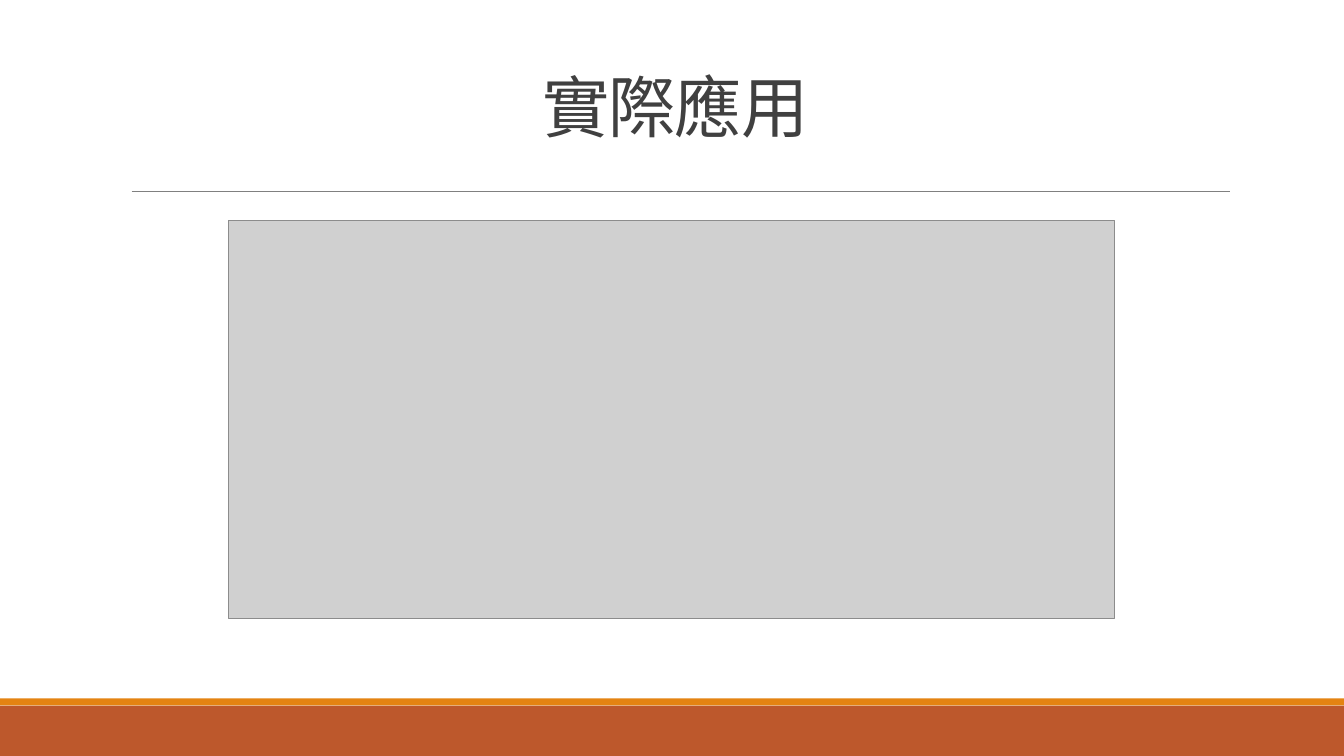
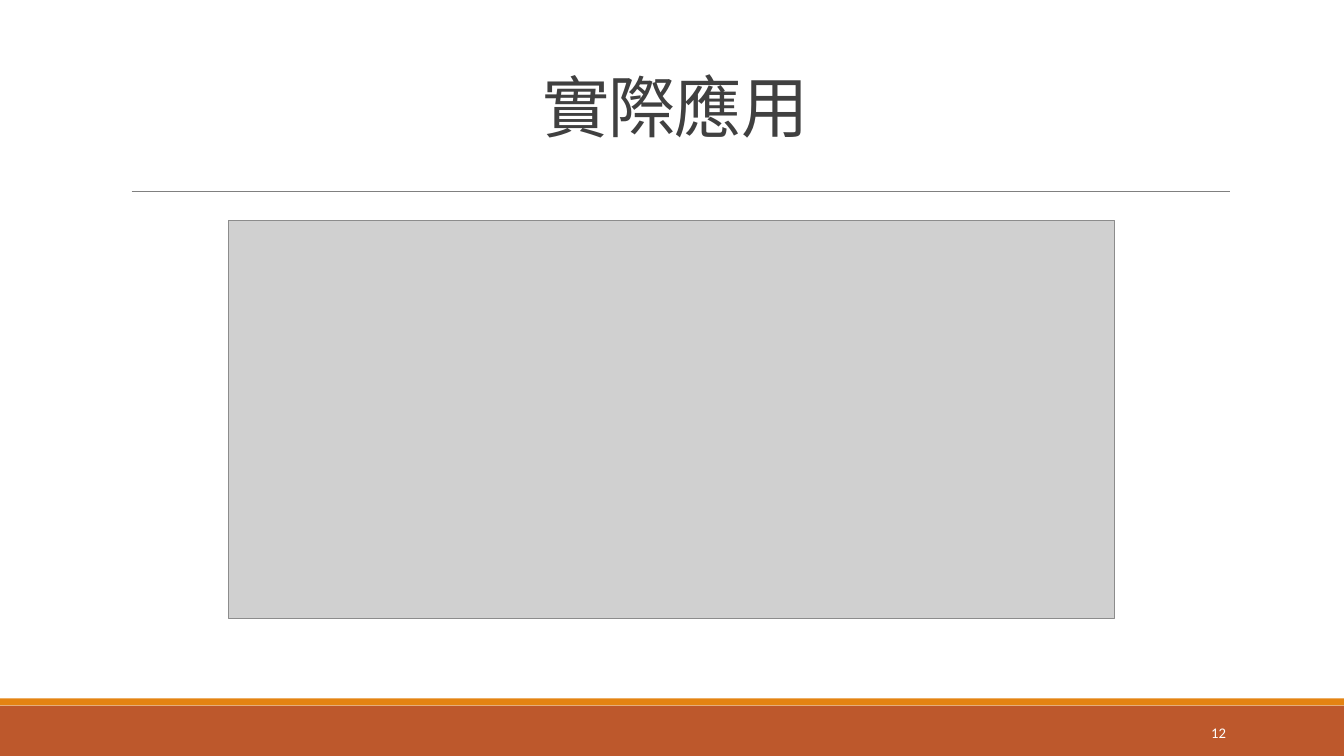
Before and after one commit to KuoYu-Wei/report, a slide deck: slide 12 of 統計諮詢個人報告.pptx. Drawn at 1344x756 pixels with LibreOffice and Linux fonts; fonts in the diff are those of the drawing; grey boxes stand for pictures. Boxes give left, top, right and bottom in pixels: in the first picture for what was removed or moved away, otherwise in the second. Text is boxed around its words. In the diff, an @@ line names an element or a change of style, - is before the commit and + after.

```diff
--- a/統計諮詢個人報告.pptx
+++ b/統計諮詢個人報告.pptx
@@ page number added at (1211,728,1226,738), 10.5 pt, text #FFFFFF @@
+12
```
Also in this commit, not shown: 21 other slides changed, 1 slide added, 1 slide removed.
